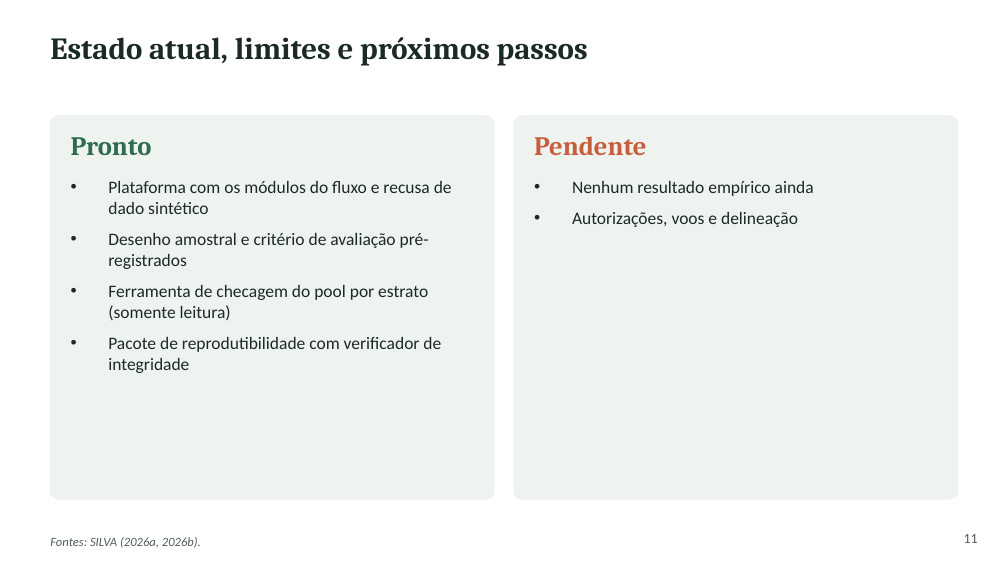
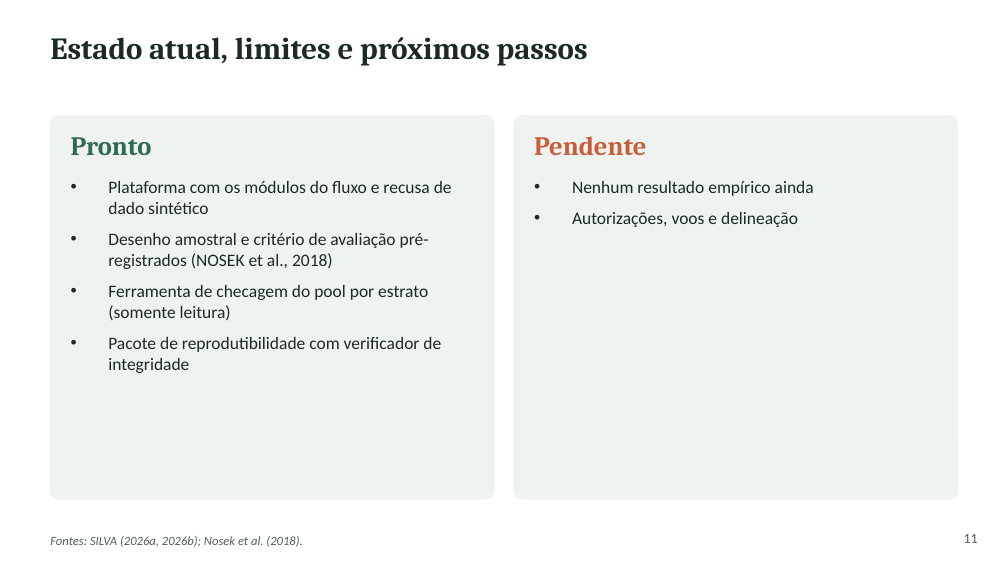
Before and after one commit to RedZardoz/localizador-erosao-v02, a slide deck: slide 13 of docs/Apresentacao_SAREL_Enxuta_3_referencias_ABNT.pptx. Drawn at 1008x567 pixels with LibreOffice and Linux fonts; fonts in the diff are those of the drawing. Boxes give left, top, right and bottom in pixels: in the first picture for what was removed or moved away, otherwise in the second. Text is boxed around its words. In the diff, an @@ line names an element or a change of style, - is before the commit and + after.

```diff
--- a/docs/Apresentacao_SAREL_Enxuta_3_referencias_ABNT.pptx
+++ b/docs/Apresentacao_SAREL_Enxuta_3_referencias_ABNT.pptx
@@ text at bbox=[108, 233, 429, 269]: text changed @@
-• Desenho amostral e critério de avaliação pré-registrados
+• Desenho amostral e critério de avaliação pré-registrados (NOSEK et al., 2018)
@@ text at bbox=[50, 536, 302, 547]: text changed @@
-Fontes: SILVA (2026a, 2026b).
+Fontes: SILVA (2026a, 2026b); Nosek et al. (2018).
```
Also in this commit, not shown: 10 other slides changed.
